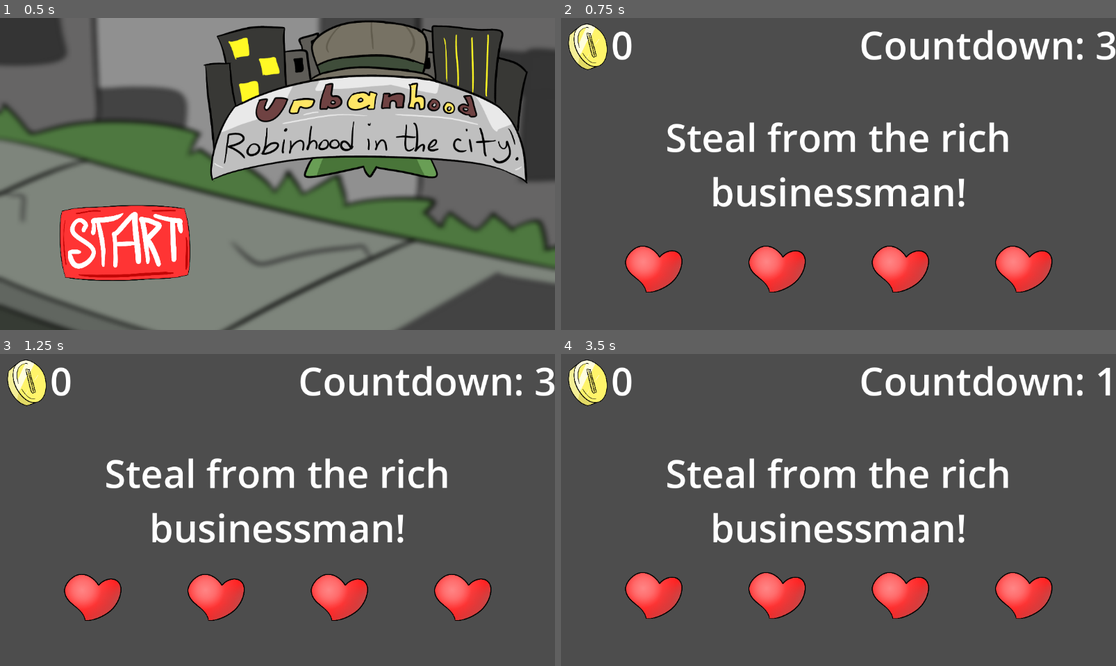
Above: before the commit, frames 1-4 (two rows, left to right).
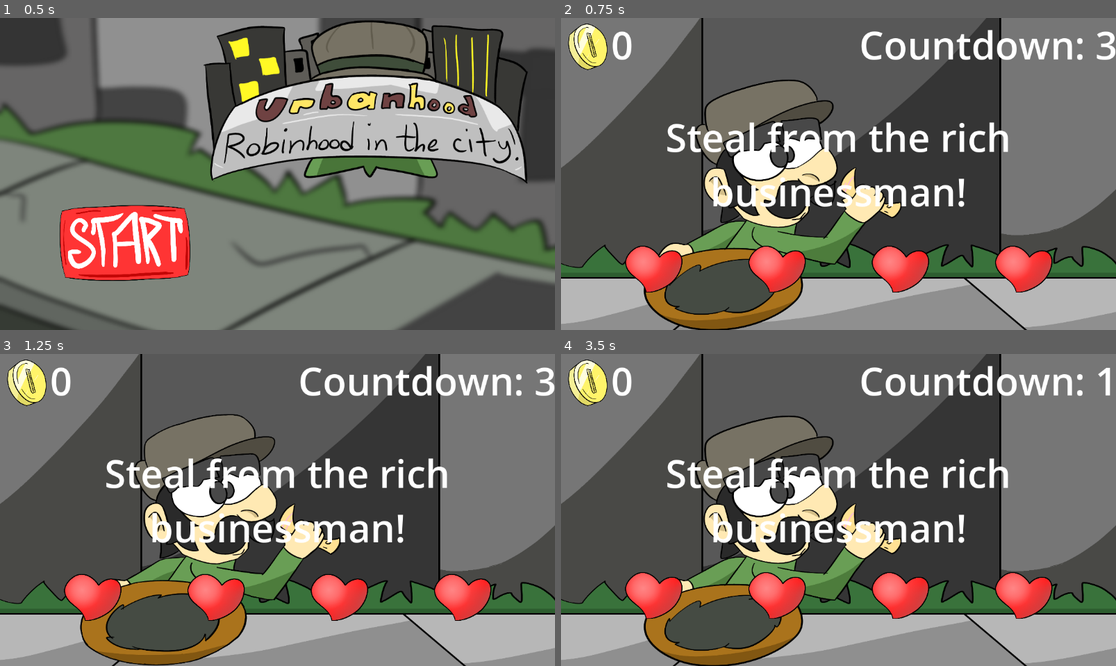
Above: after the commit, the same moments.

Repository: Eevee-17/Hackathon-Game
Game: Godot game, scene res://game_scenes/main.tscn
Two runs of this game, one before a commit and one after it. Both use one fixed random seed, a clock stepped at 60 frames per second and the inputs below.
Inputs (mouse positions are in pixels of both pictures, inside the frame that each line leads up to):
- Up to frame 1 (0.5 s): no input
- Up to frame 2 (0.75 s): click (688, 242) at 0.5 s
- Up to frame 3 (1.25 s): no input
- Up to frame 4 (3.5 s): hold Right (arrow_right) 1.28-2.03 s; tap Space (space) at 1.35, 2.1, 2.85 s; hold Left (arrow_left) 2.03-2.78 s; hold Right (arrow_right) from 2.78 s (still down)

Frame 1 is identical in both runs. In frame 2, 48% of the frame differs, in the area x 0-100%, y 0-100%; in frame 3, 48%; in frame 4, 48%.

Commit message:
Added background to the in between

Diff:
--- a/shaders/InBetween/in_between.tscn
+++ b/shaders/InBetween/in_between.tscn
@@ -1,8 +1,24 @@
-[gd_scene load_steps=5 format=3 uid="uid://djklqmay2rsb8"]
+[gd_scene load_steps=8 format=3 uid="uid://djklqmay2rsb8"]
 
 [ext_resource type="Shader" path="res://shaders/InBetween/heart.gdshader" id="1_1r5mx"]
+[ext_resource type="Texture2D" uid="uid://pghngywgyraa" path="res://assets/in_between_background_1.png" id="1_sbcvh"]
+[ext_resource type="Texture2D" uid="uid://t2deivqjxwm0" path="res://assets/in_between_background_2.png" id="2_h32v5"]
 [ext_resource type="Texture2D" uid="uid://d1rif7g258e8n" path="res://assets/heart.png" id="2_k1r3x"]
 [ext_resource type="Texture2D" uid="uid://dxts7yabrnvh0" path="res://assets/coin.png" id="3_ieusf"]
+
+[sub_resource type="SpriteFrames" id="SpriteFrames_rthyf"]
+animations = [{
+"frames": [{
+"duration": 1.0,
+"texture": ExtResource("1_sbcvh")
+}, {
+"duration": 1.0,
+"texture": ExtResource("2_h32v5")
+}],
+"loop": true,
+"name": &"default",
+"speed": 10.0
+}]
 
 [sub_resource type="ShaderMaterial" id="ShaderMaterial_r6jwn"]
 shader = ExtResource("1_1r5mx")
@@ -10,6 +26,12 @@
 shader_parameter/bounce_time = 3.0
 
 [node name="InBetween" type="Node2D"]
+
+[node name="Background" type="AnimatedSprite2D" parent="."]
+position = Vector2(577.5, 325)
+scale = Vector2(0.624732, 0.528754)
+sprite_frames = SubResource("SpriteFrames_rthyf")
+autoplay = "default"
 
 [node name="Label" type="Label" parent="."]
 offset_top = 192.0
Binary file added: assets/in_between_background_1.png
Not shown, added: assets/in_between_background_1.png.import
Binary file added: assets/in_between_background_2.png
Not shown, added: assets/in_between_background_2.png.import
Not shown, changed: assets/.DS_Store
